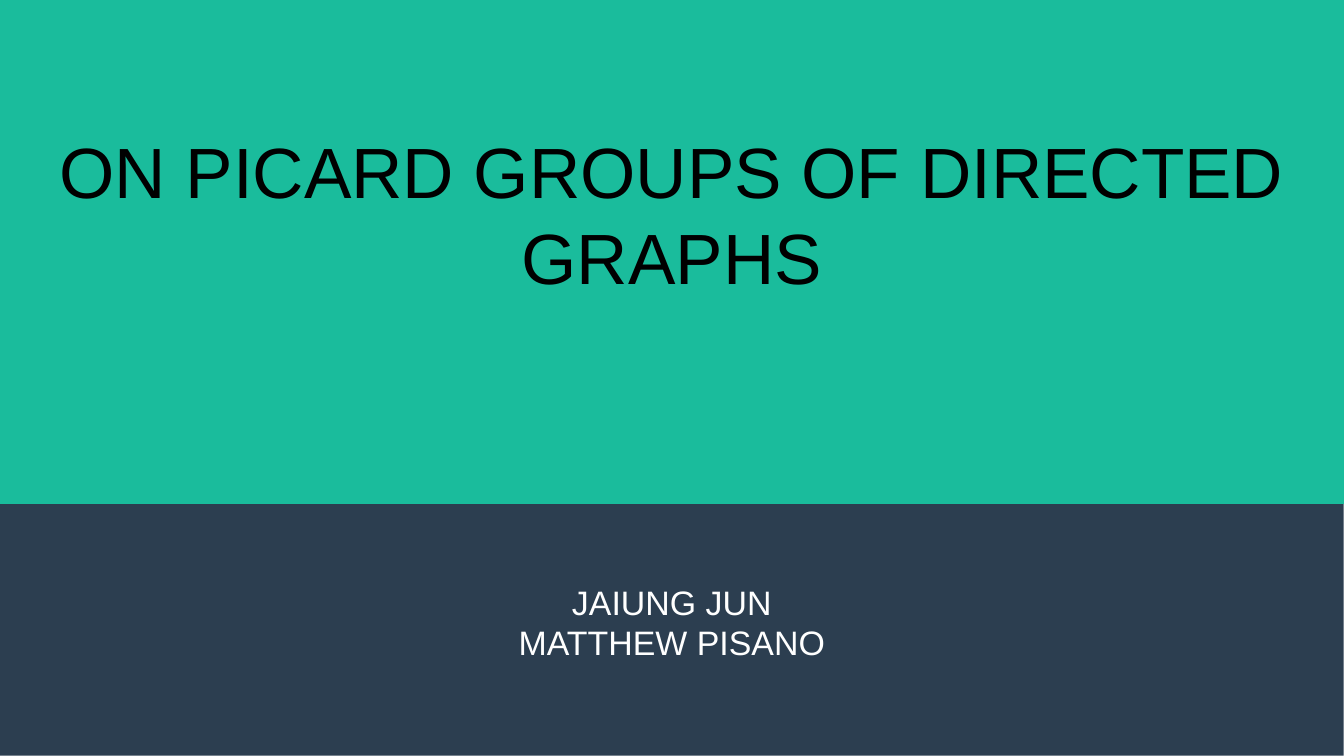
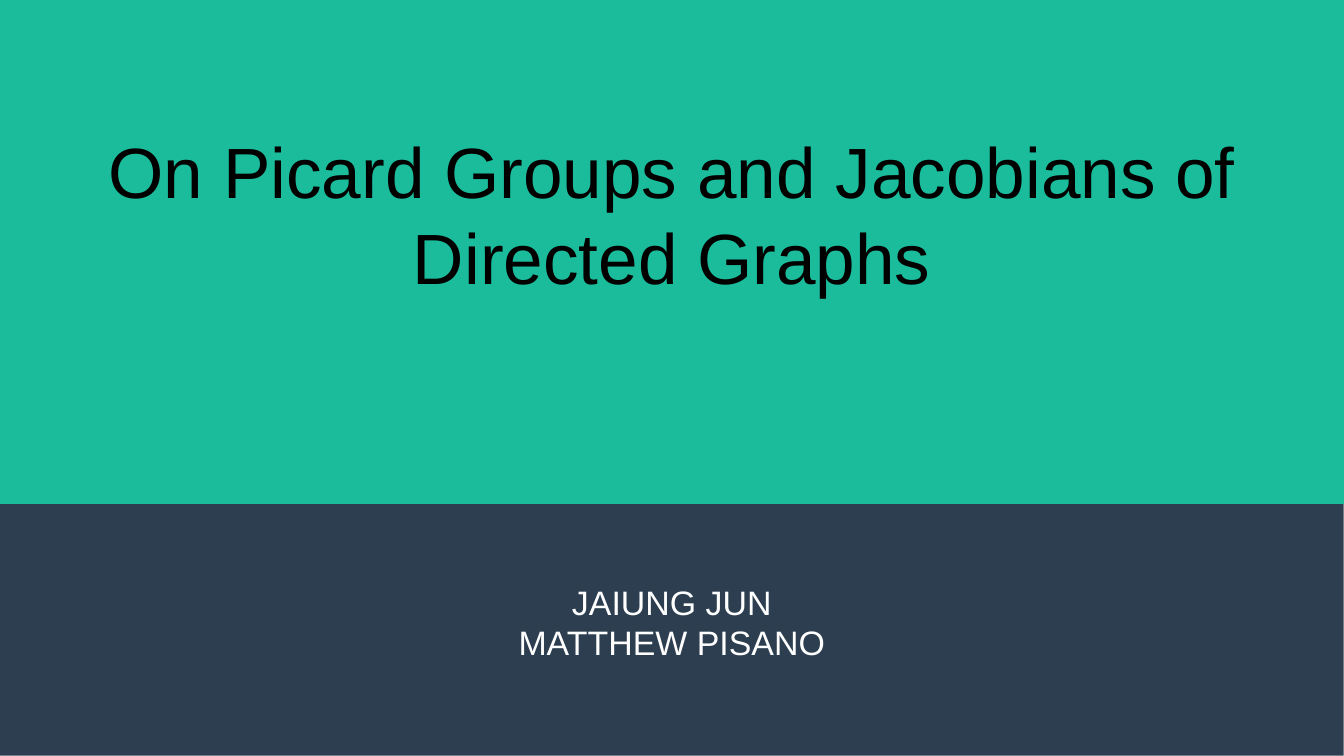
Before and after one commit to matthew-pisano/ChipFiring, a slide deck: slide 1 of Docs/generalPresentation.pptx. Drawn at 1344x756 pixels with LibreOffice and Linux fonts; fonts in the diff are those of the drawing. Boxes give left, top, right and bottom in pixels: in the first picture for what was removed or moved away, otherwise in the second. Text is boxed around its words. In the diff, an @@ line names an element or a change of style, - is before the commit and + after.

```diff
--- a/Docs/generalPresentation.pptx
+++ b/Docs/generalPresentation.pptx
@@ title at [109,146,1234,297]: text changed @@
-ON PICARD GROUPS OF DIRECTED GRAPHS
+On Picard Groups and Jacobians of Directed Graphs
```
Also in this commit, not shown: 11 other slides changed, 2 slides added, 7 other files.
